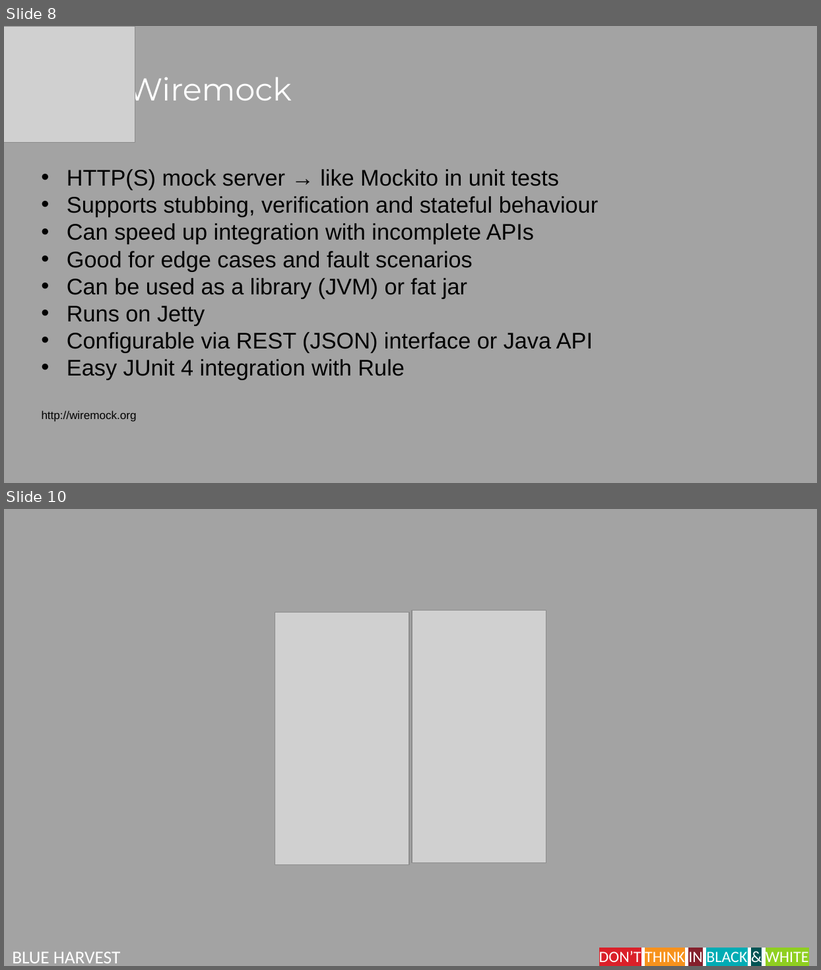
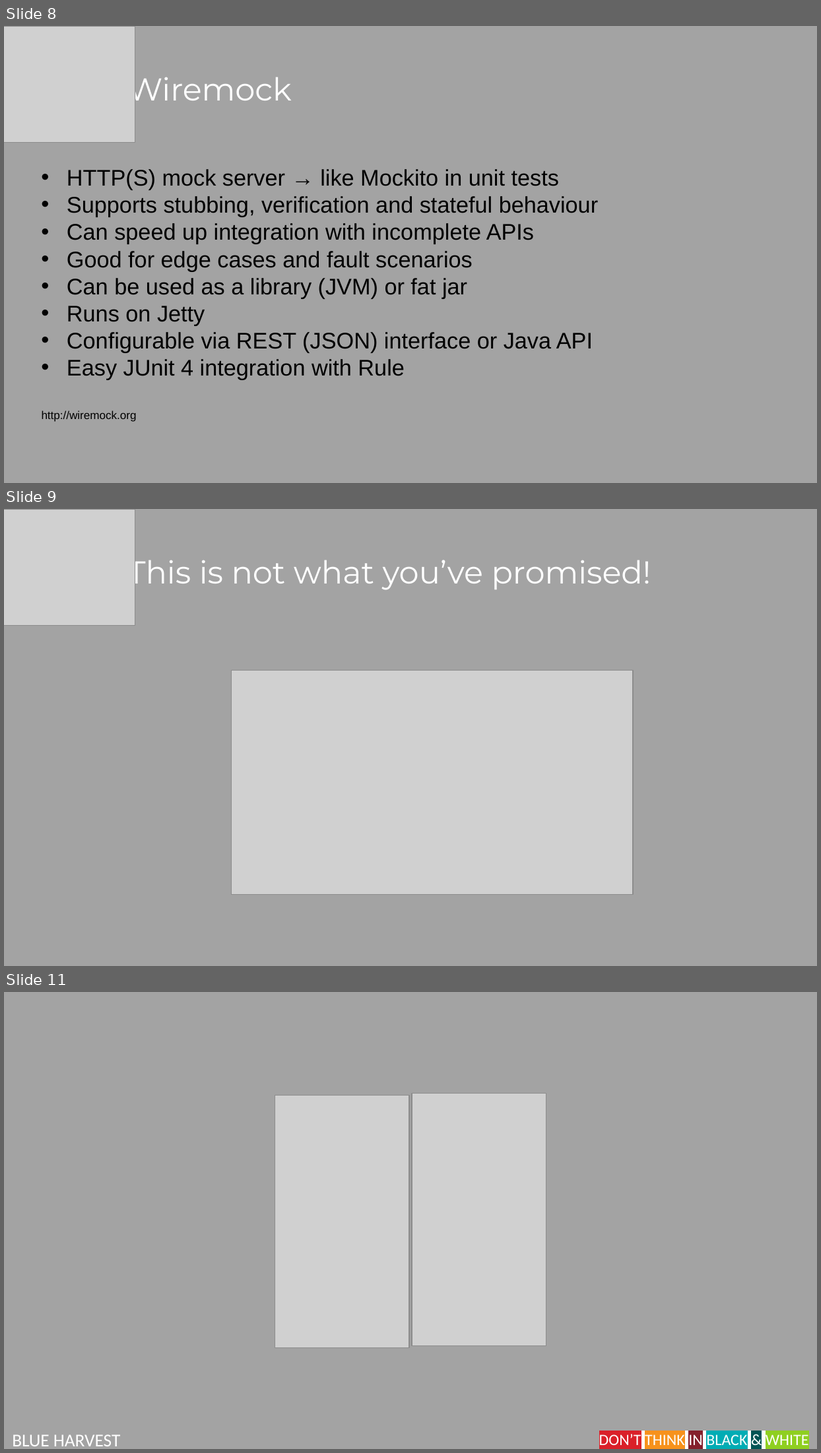
Before and after one commit to dannyflowerz/calendar-aggregator, a slide deck: automated_functional_testing.pptx. Shown one above the other, each under a label of ours: slides 8 and 10 before the commit, slides 8, 9 and 11 after it; the slides between them are not shown. The pictures are 821x970 and 821x1453 pixels, drawn with LibreOffice and Linux fonts; fonts in the diff are those of the drawing; grey boxes stand for pictures. Boxes give left, top, right and bottom in pixels: in the first picture for what was removed or moved away, otherwise in the second. Text is boxed around its words. In the diff, an @@ line names an element or a change of style, - is before the commit and + after.

```diff
--- a/automated_functional_testing.pptx
+++ b/automated_functional_testing.pptx
@@ slide 9 added at (4,509,817,966), background #A3A3A3 @@
@@ picture added at (4,509,135,625) @@
@@ title added at (127,553,651,591), 28 pt, text #FFFFFF @@
+This is not what you’ve promised!
@@ picture added at (232,671,634,895) @@
@@ what was slide 10 is now slide 11 @@
```
Also in this commit, not shown: 1 other slide added, 1 slide removed, 14 other files.
